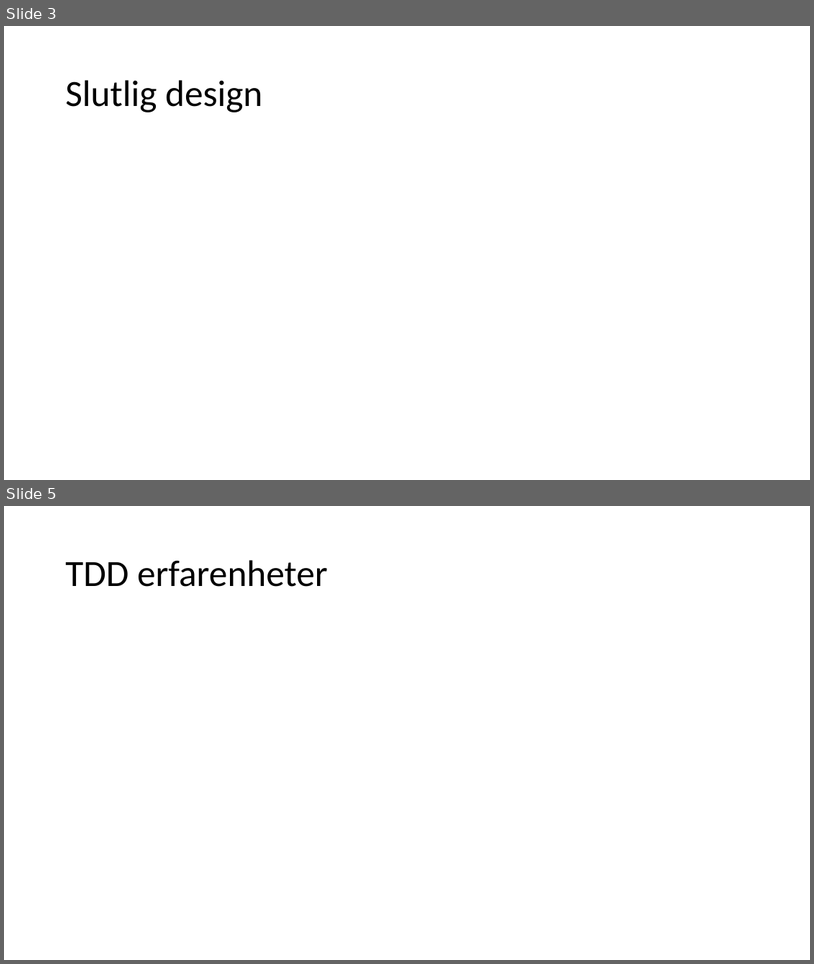
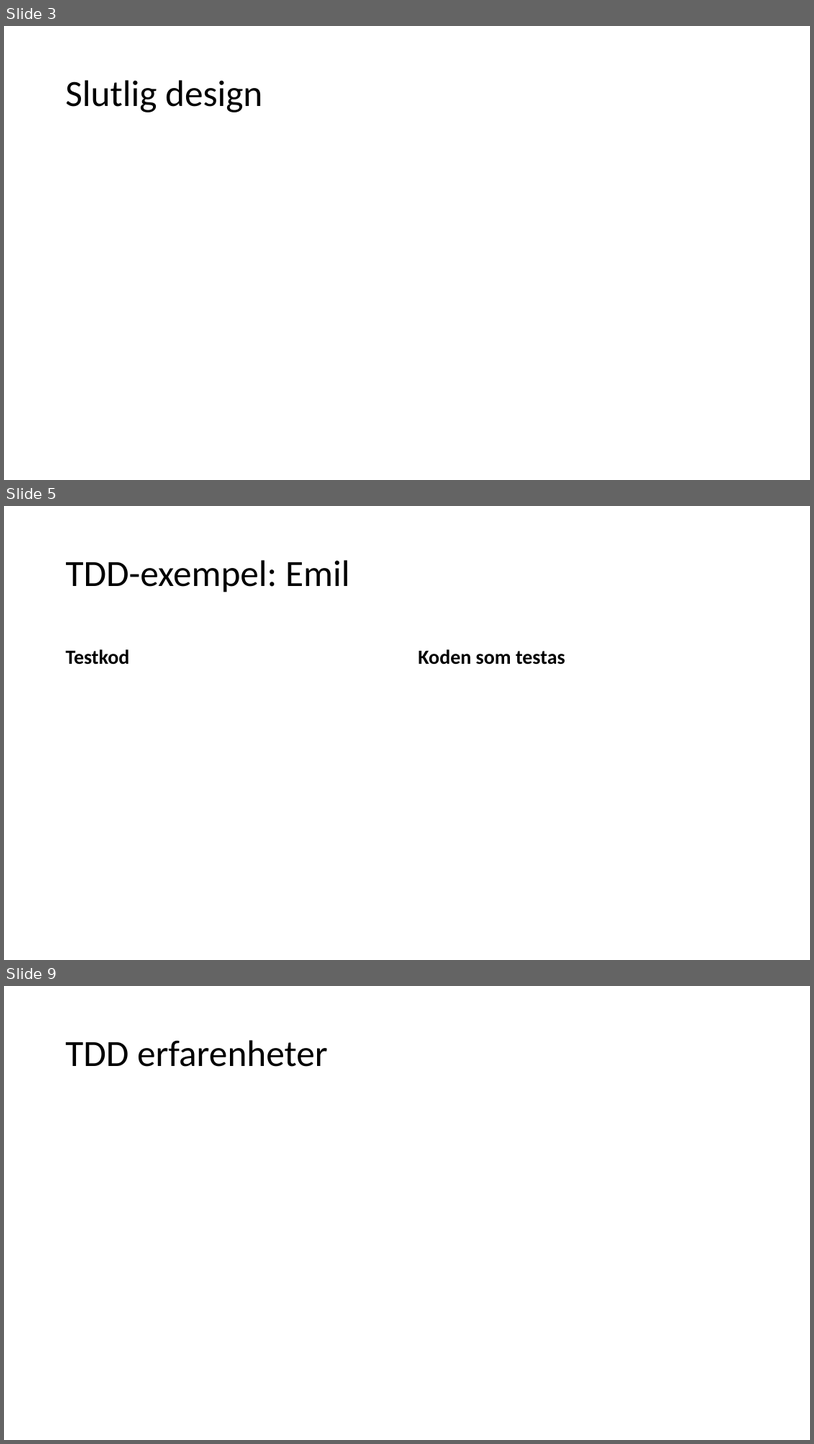
Before and after one commit to fyrtio2/projektINTE, a slide deck: 01 Dokumentation/slutredovisning.pptx. Shown one above the other, each under a label of ours: slides 3 and 5 before the commit, slides 3, 5 and 9 after it; the slides between them are not shown. The pictures are 814x964 and 814x1444 pixels, drawn with LibreOffice and Linux fonts; fonts in the diff are those of the drawing. Boxes give left, top, right and bottom in pixels: in the first picture for what was removed or moved away, otherwise in the second. Text is boxed around its words. In the diff, an @@ line names an element or a change of style, - is before the commit and + after.

```diff
--- a/01 Dokumentation/slutredovisning.pptx
+++ b/01 Dokumentation/slutredovisning.pptx
@@ slide 5 added at [4, 506, 810, 960], background #FFFFFF @@
@@ title added at [66, 560, 350, 592], 44 pt, text #000000 @@
+TDD-exempel: Emil
@@ text added at [66, 649, 130, 664], 24 pt, text #000000, bold @@
+Testkod
@@ text added at [418, 649, 566, 664], 24 pt, text #000000, bold @@
+Koden som testas
@@ what was slide 5 is now slide 9 @@
```
Also in this commit, not shown: 1 slide changed, 5 other slides added.
